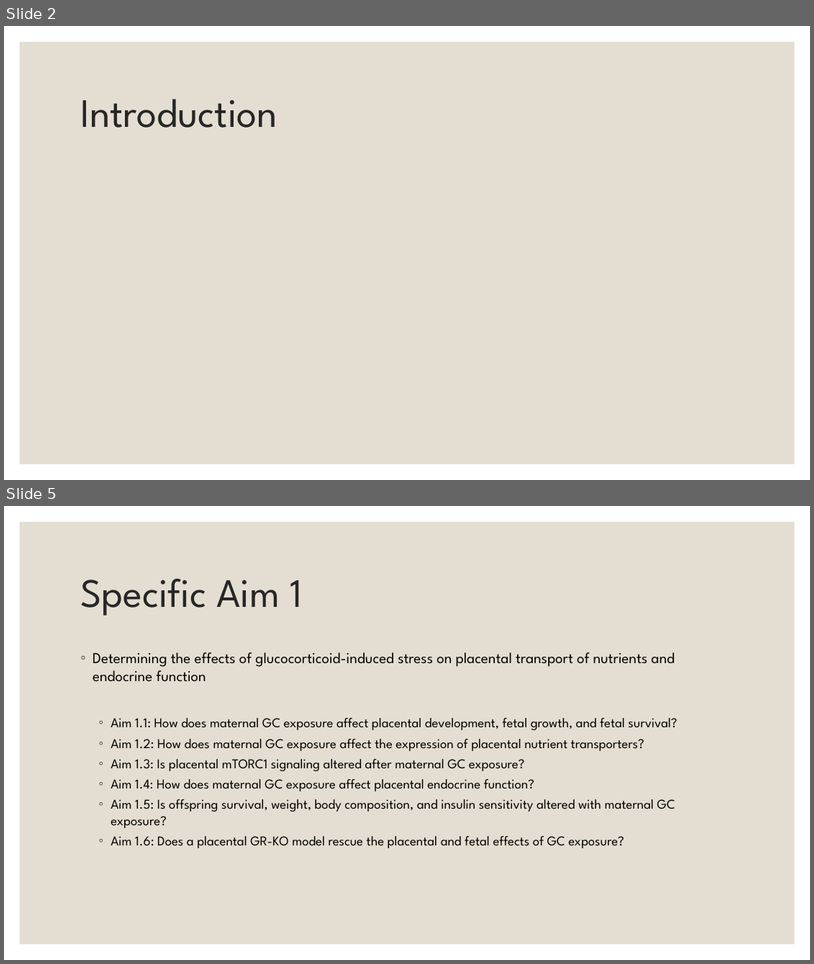
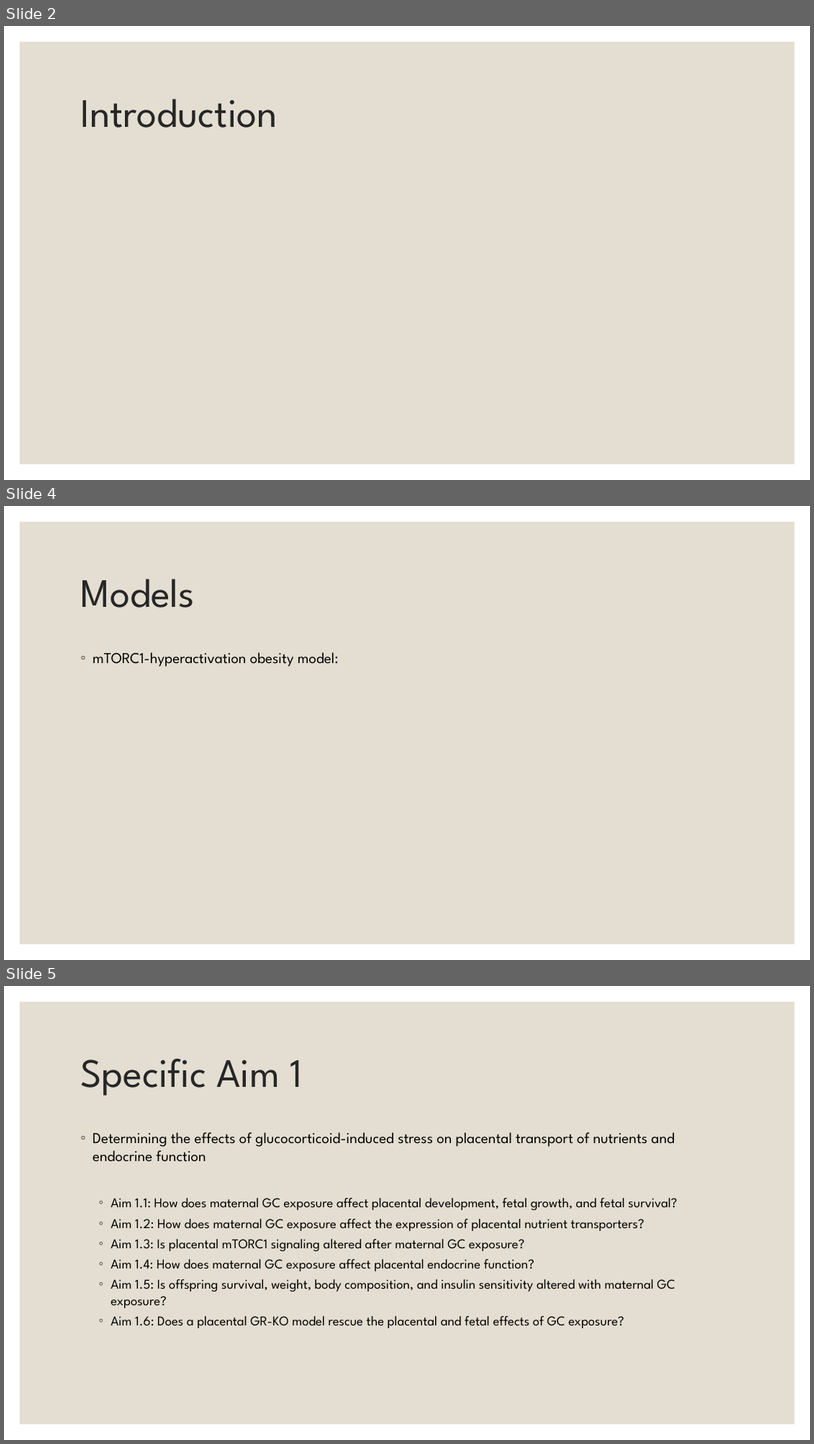
Before and after one commit to BridgesLab/Developmental-Obesity, a slide deck: Noura Preliminary Exam/Candidacy Presentation.pptx. Shown one above the other, each under a label of ours: slides 2 and 5 before the commit, slides 2, 4 and 5 after it; the slides between them are not shown. The pictures are 814x964 and 814x1444 pixels, drawn with LibreOffice and Linux fonts; fonts in the diff are those of the drawing. Boxes give left, top, right and bottom in pixels: in the first picture for what was removed or moved away, otherwise in the second. Text is boxed around its words. In the diff, an @@ line names an element or a change of style, - is before the commit and + after.

```diff
--- a/Noura Preliminary Exam/Candidacy Presentation.pptx
+++ b/Noura Preliminary Exam/Candidacy Presentation.pptx
@@ slide 4 added at bbox=[4, 506, 810, 960], background #FFFFFF; not listed: 1 template element that a slide beside it also shows @@
@@ title added at bbox=[80, 579, 194, 608], 48 pt, text #262626 @@
+Models
@@ text added at bbox=[93, 652, 339, 667], 18 pt, text #000000 @@
+◦ mTORC1-hyperactivation obesity model:
```
Also in this commit, not shown: 1 slide changed, 1 slide removed.
